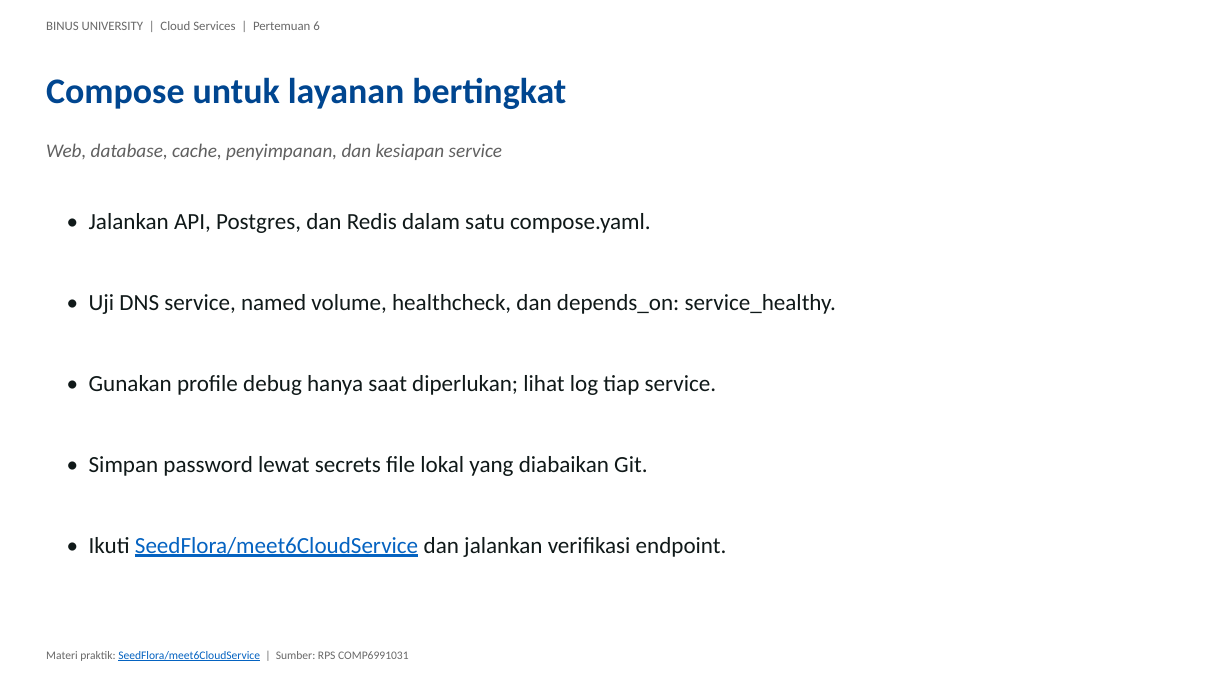
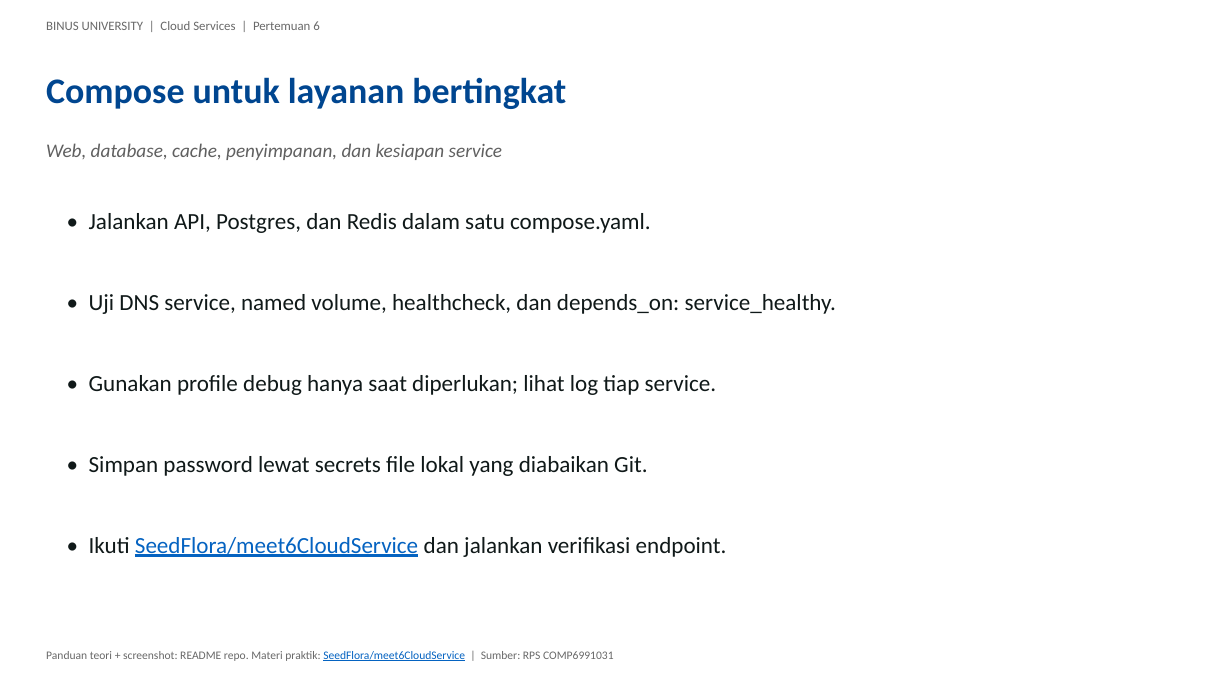
Before and after one commit to SeedFlora/meet6CloudService, a slide deck: slide 32 of slides/Teori_Pertemuan_06.pptx. Drawn at 1232x693 pixels with LibreOffice and Linux fonts; fonts in the diff are those of the drawing. Boxes give left, top, right and bottom in pixels: in the first picture for what was removed or moved away, otherwise in the second. Text is boxed around its words. In the diff, an @@ line names an element or a change of style, - is before the commit and + after.

```diff
--- a/slides/Teori_Pertemuan_06.pptx
+++ b/slides/Teori_Pertemuan_06.pptx
@@ text at [46,651,614,661]: text changed @@
-Materi praktik: SeedFlora/meet6CloudService | Sumber: RPS COMP6991031
+Panduan teori + screenshot: README repo. Materi praktik: SeedFlora/meet6CloudService | Sumber: RPS COMP6991031
```
Also in this commit, not shown: 17 other slides changed, 4 other files.
